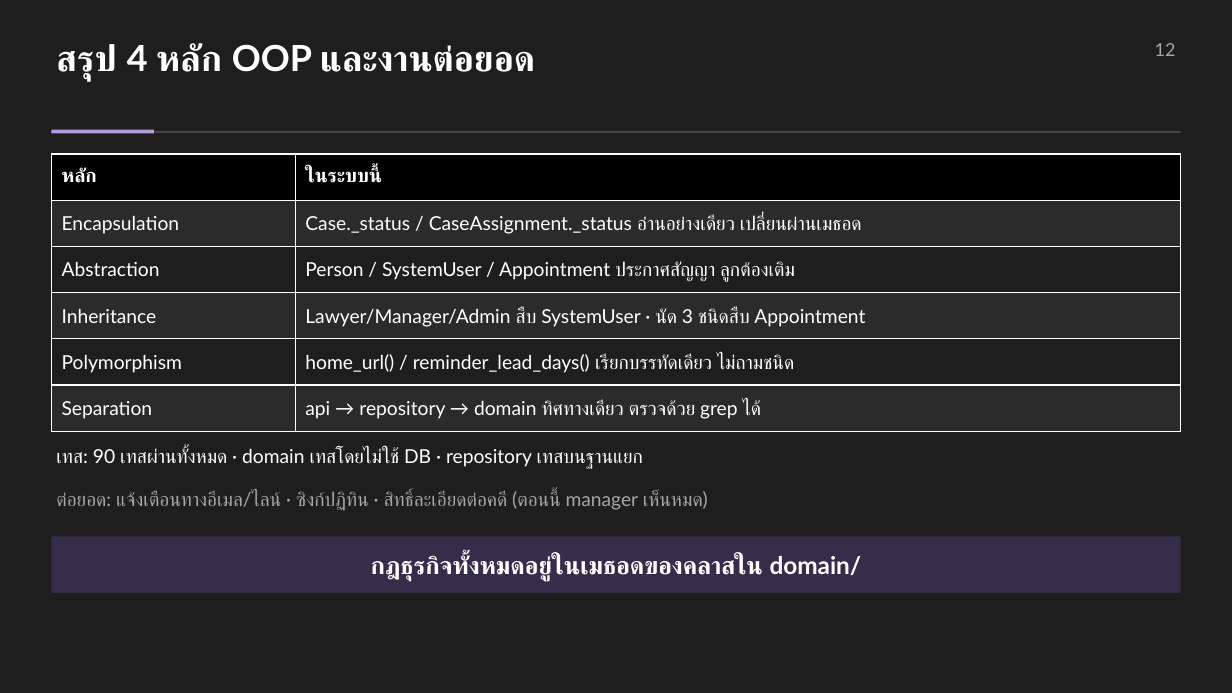
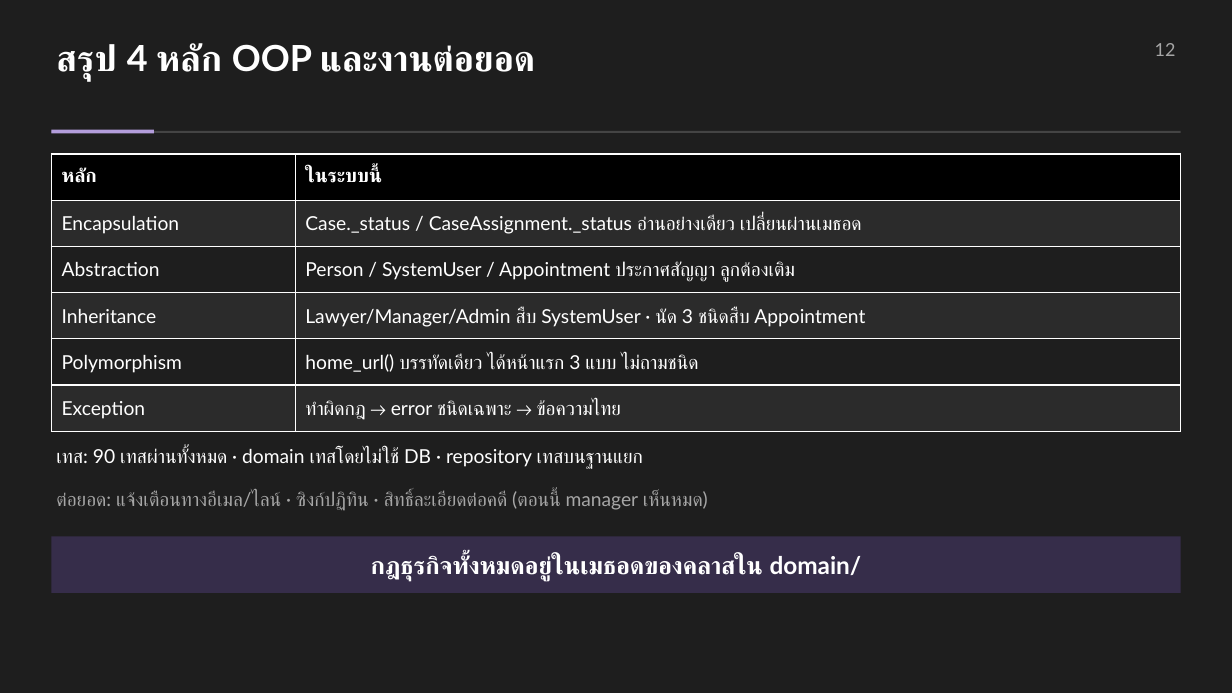
Before and after one commit to Maythane/Law-Firm-Project, a slide deck: slide 12 of docs/slides/LawFirm_Presentation.pptx. Drawn at 1232x693 pixels with LibreOffice and Linux fonts; fonts in the diff are those of the drawing. Boxes give left, top, right and bottom in pixels: in the first picture for what was removed or moved away, otherwise in the second. Text is boxed around its words. In the diff, an @@ line names an element or a change of style, - is before the commit and + after.

```diff
--- a/docs/slides/LawFirm_Presentation.pptx
+++ b/docs/slides/LawFirm_Presentation.pptx
@@ table at (x1=52, y1=154, x2=1181, y2=432) @@
-row 5, column 2: home_url() / reminder_lead_days() เรียกบรรทัดเดียว ไม่ถามชนิด
+row 5, column 2: home_url() บรรทัดเดียว ได้หน้าแรก 3 แบบ ไม่ถามชนิด
-row 6, column 1: Separation
+row 6, column 1: Exception
-row 6, column 2: api → repository → domain ทิศทางเดียว ตรวจด้วย grep ได้
+row 6, column 2: ทำผิดกฎ → error ชนิดเฉพาะ → ข้อความไทย
```
Also in this commit, not shown: 4 other files.
